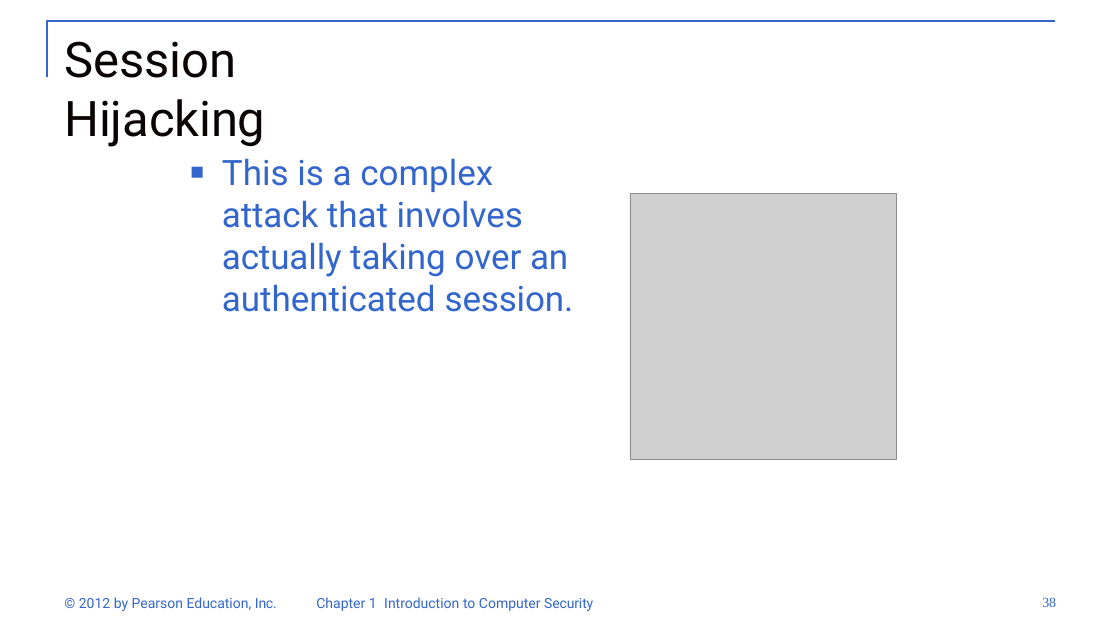
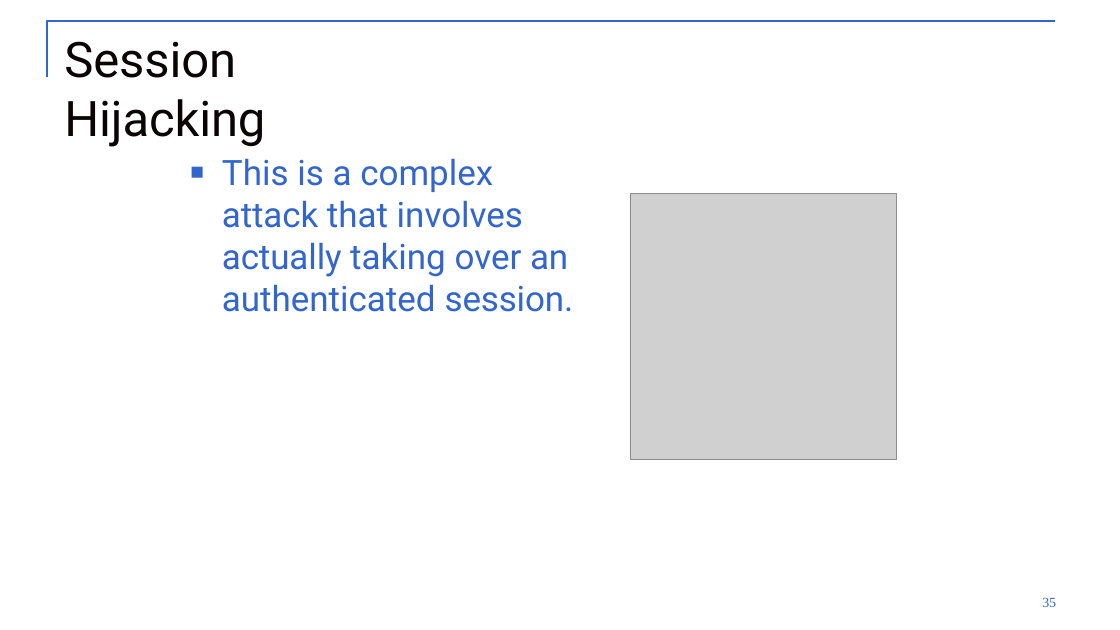
Before and after one commit to SagarChhabriya/Sem-6, a slide deck: slide 35 of 04-info-security/IS-VVeek-02-03.pptx (slide 38 before the commit). Drawn at 1120x630 pixels with LibreOffice and Linux fonts; fonts in the diff are those of the drawing; grey boxes stand for pictures. Boxes give left, top, right and bottom in pixels: in the first picture for what was removed or moved away, otherwise in the second. Text is boxed around its words. In the diff, an @@ line names an element or a change of style, - is before the commit and + after.

```diff
--- a/04-info-security/IS-VVeek-02-03.pptx
+++ b/04-info-security/IS-VVeek-02-03.pptx
@@ text removed at <box>79,597,277,611</box> @@
-© 2012 by Pearson Education, Inc.
@@ text removed at <box>316,597,593,611</box> @@
-Chapter 1 Introduction to Computer Security
@@ page number at <box>1042,597,1056,607</box>: text changed @@
-38
+35
```
Also in this commit, not shown: 20 other slides changed, 2 slides added, 7 slides removed, 9 other files.
